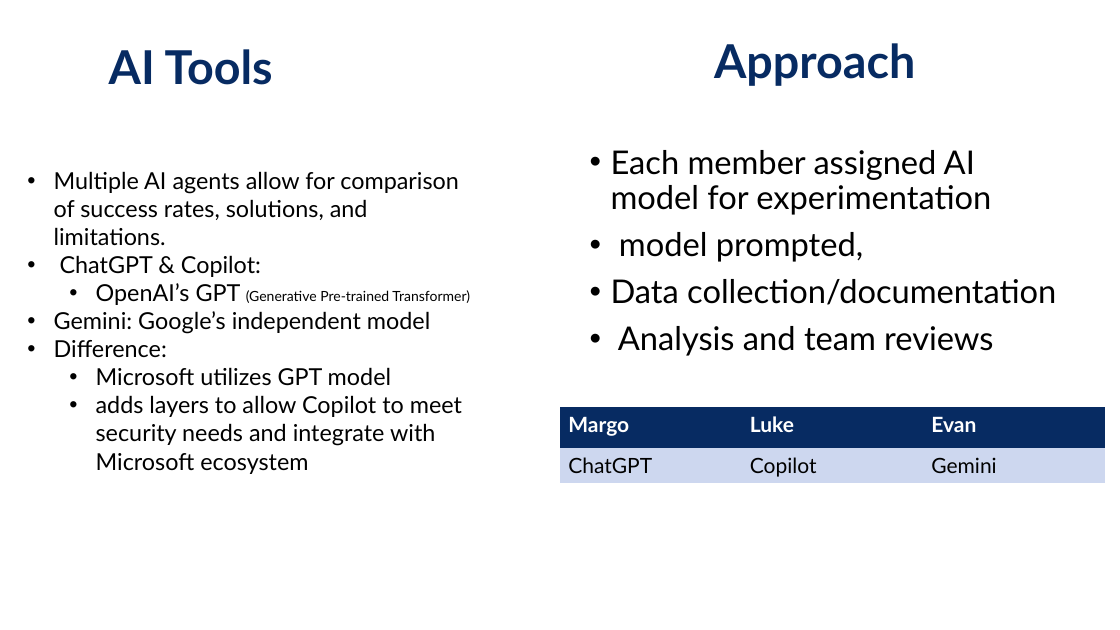
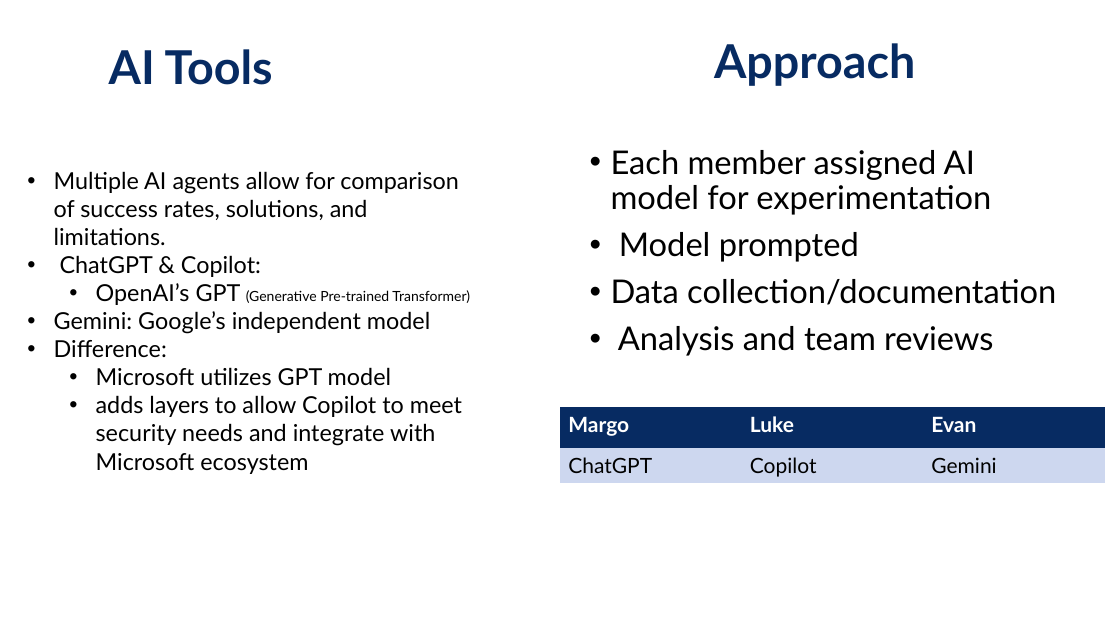
Before and after one commit to M0ck1ngjay178/CMSC-4200-AI, a slide deck: slide 4 of Project/slides/CMSC-4200-Group1-Project.pptx. Drawn at 1120x630 pixels with LibreOffice and Linux fonts; fonts in the diff are those of the drawing. Boxes give left, top, right and bottom in pixels: in the first picture for what was removed or moved away, otherwise in the second. Text is boxed around its words. In the diff, an @@ line names an element or a change of style, - is before the commit and + after.

```diff
--- a/Project/slides/CMSC-4200-Group1-Project.pptx
+++ b/Project/slides/CMSC-4200-Group1-Project.pptx
@@ text at [619,232,859,262]: text changed @@
-• model prompted,
+• Model prompted
```
Also in this commit, not shown: 1 other slide changed.
